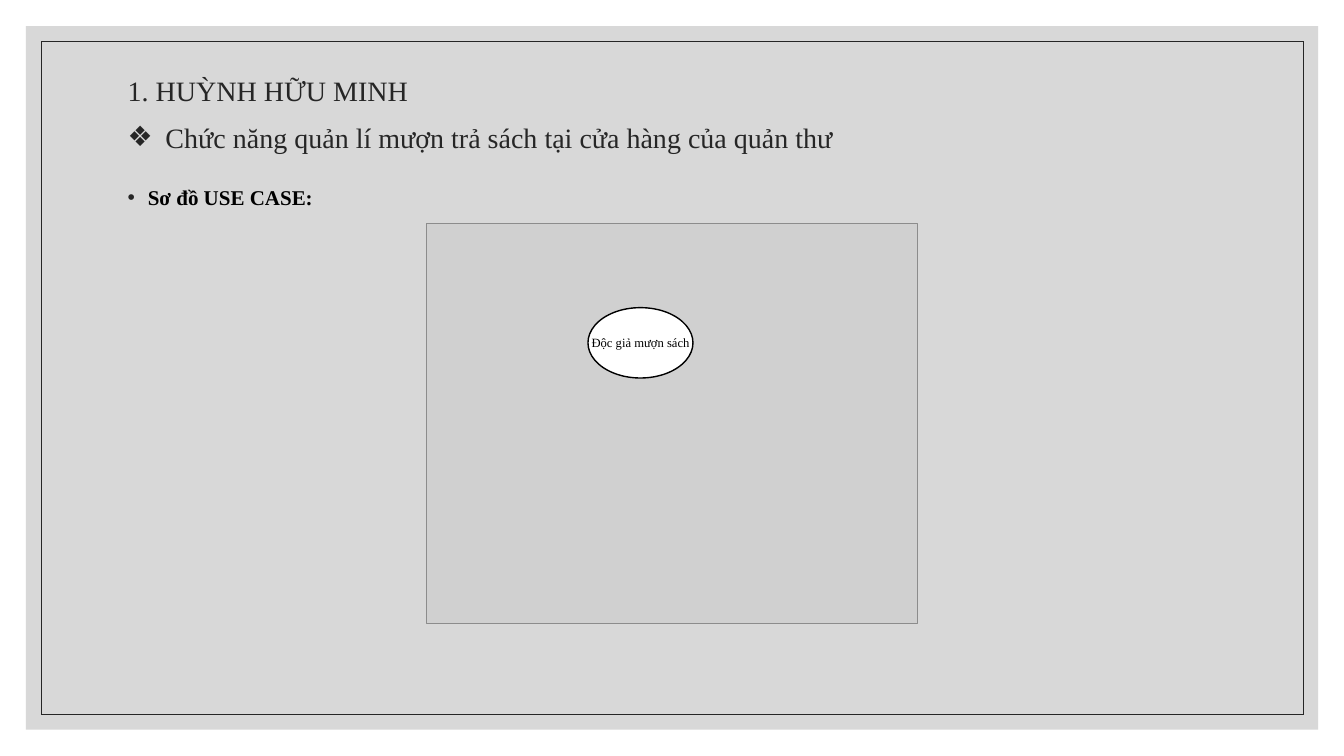
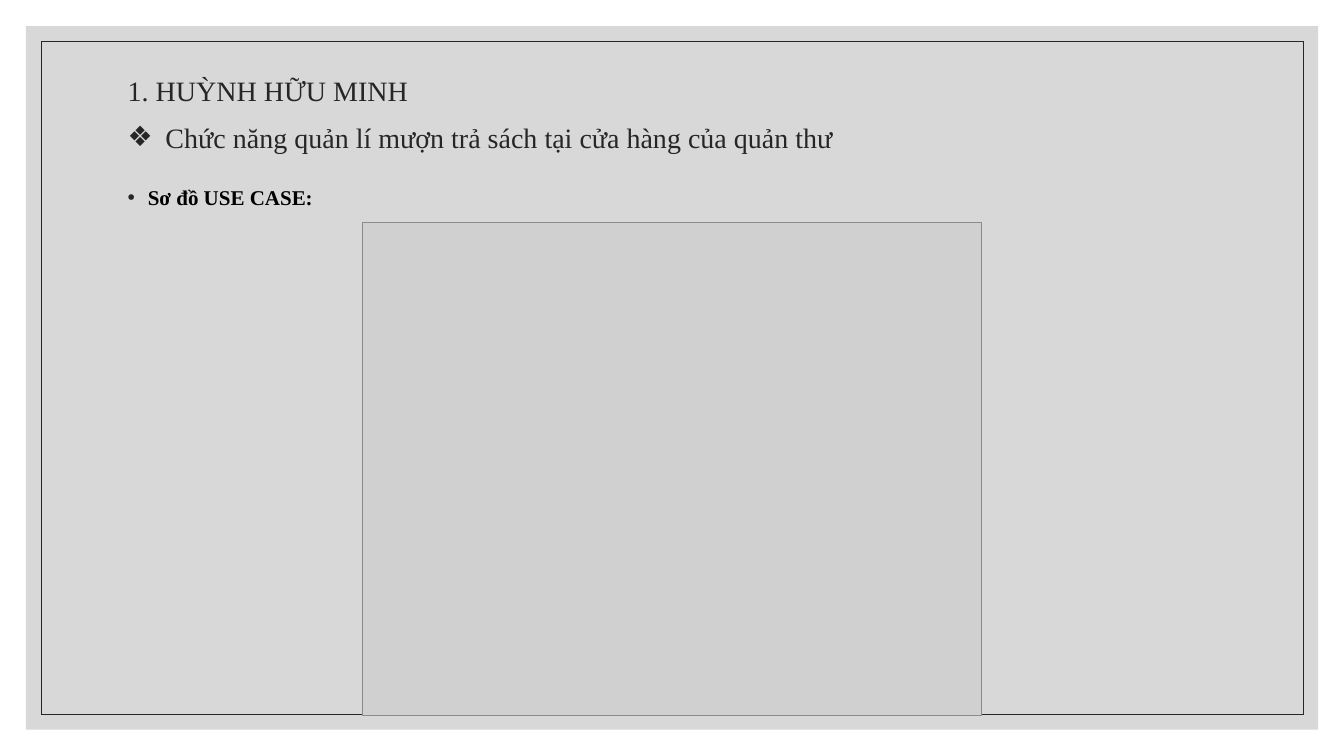
Before and after one commit to HuynhMinh02/THICUOIKI, a slide deck: slide 3 of src/baithicuoiki/Báo-cáo-đề-án-phát-triển-phần-mềm-OPEN-LIBRARY.pptx. Drawn at 1344x756 pixels with LibreOffice and Linux fonts; fonts in the diff are those of the drawing; grey boxes stand for pictures. Boxes give left, top, right and bottom in pixels: in the first picture for what was removed or moved away, otherwise in the second. Text is boxed around its words. In the diff, an @@ line names an element or a change of style, - is before the commit and + after.

```diff
--- a/src/baithicuoiki/Báo-cáo-đề-án-phát-triển-phần-mềm-OPEN-LIBRARY.pptx
+++ b/src/baithicuoiki/Báo-cáo-đề-án-phát-triển-phần-mềm-OPEN-LIBRARY.pptx
@@ picture: place and size @@
-picture at (426,224,918,624)
+picture at (363,222,981,715)
@@ ellipse removed at (588,308,693,378) @@
@@ text removed at (592,338,689,350) @@
-Độc giả mượn sách
```
Also in this commit, not shown: 1 other slide changed, 8 slides added, 1 other file.
